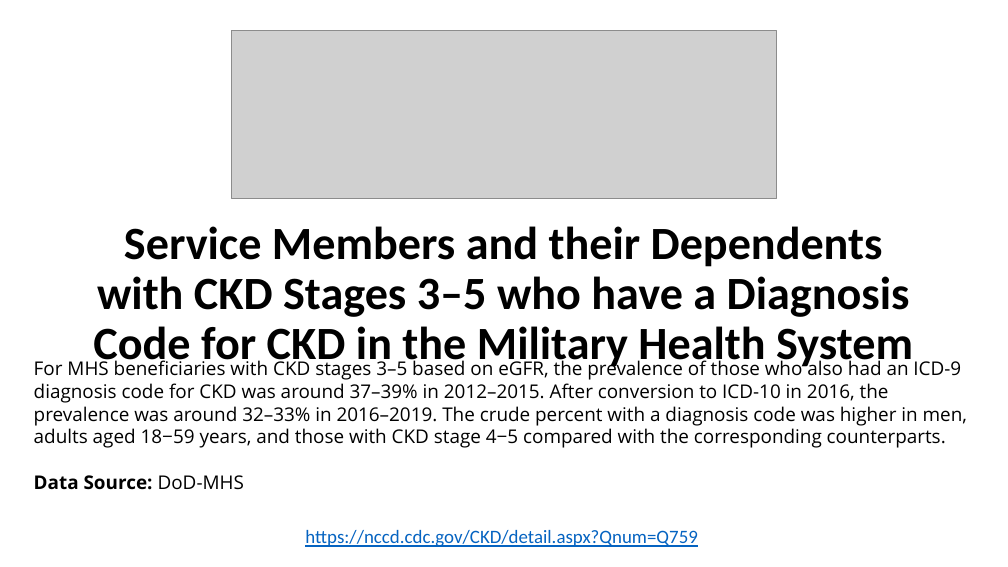
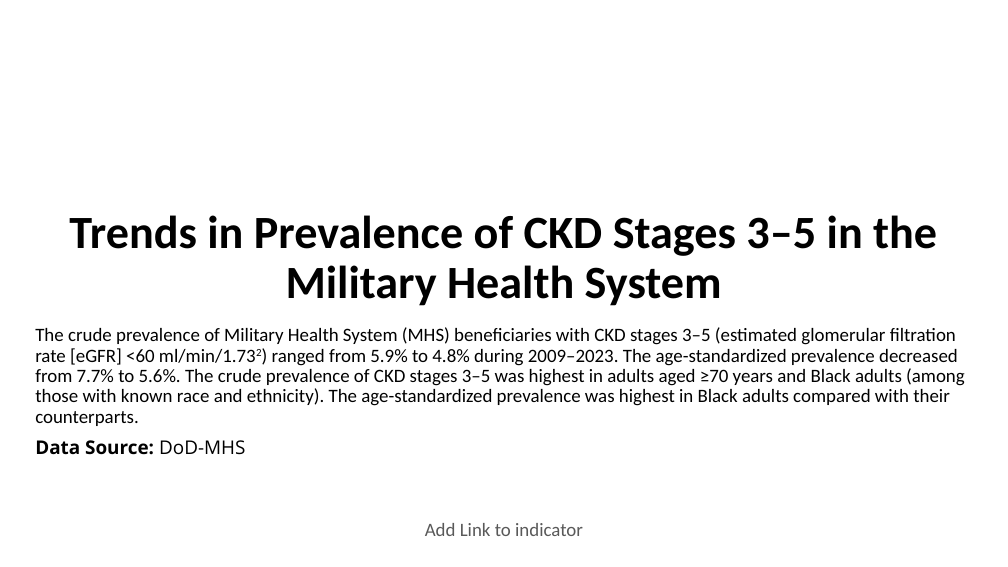
Before and after one commit to CDCgov/nccdphp-ddt-kdss, a slide deck: slide 1 of CKDSurveillance/PPT/Q759.pptx. Drawn at 1008x567 pixels with LibreOffice and Linux fonts; fonts in the diff are those of the drawing; grey boxes stand for pictures; background and template pictures are left out. Boxes give left, top, right and bottom in pixels: in the first picture for what was removed or moved away, otherwise in the second. Text is boxed around its words. In the diff, an @@ line names an element or a change of style, - is before the commit and + after.

Commit message:
PPT updated

```diff
--- a/CKDSurveillance/PPT/Q759.pptx
+++ b/CKDSurveillance/PPT/Q759.pptx
@@ picture removed at (231, 30, 777, 198) @@
@@ title at (69, 215, 937, 306): text changed @@
-Service Members and their Dependents with CKD Stages 3–5 who have a Diagnosis Code for CKD in the Military Health System
+Trends in Prevalence of CKD Stages 3–5 in the Military Health System
@@ subtitle added at (35, 327, 965, 455), 18 pt, text #000000 @@
+The crude prevalence of Military Health System (MHS) beneficiaries with CKD stages 3–5 (estimated glomerular filtration rate [eGFR] <60 ml/min/1.732) ranged from 5.9% to 4.8% during 2009–2023. The age-standardized prevalence decreased from 7.7% to 5.6%. The crude prevalence of CKD stages 3–5 was highest in adults aged ≥70 years and Black adults (among those with known race and ethnicity). The age-standardized prevalence was highest in Black adults compared with their counterparts.
+Data Source: DoD-MHS
@@ text removed at (34, 358, 967, 490) @@
-For MHS beneficiaries with CKD stages 3–5 based on eGFR, the prevalence of those who also had an ICD-9 diagnosis code for CKD was around 37–39% in 2012–2015. After conversion to ICD-10 in 2016, the prevalence was around 32–33% in 2016–2019. The crude percent with a diagnosis code was higher in men, adults aged 18−59 years, and those with CKD stage 4−5 compared with the corresponding counterparts.
-Data Source: DoD-MHS
@@ text removed at (305, 530, 697, 547) @@
-https://nccd.cdc.gov/CKD/detail.aspx?Qnum=Q759
@@ text added at (425, 523, 583, 536), 18 pt, text #595959 @@
+Add Link to indicator
```
Also in this commit, not shown: 7 slides added, 9 slides removed, 1 other file.
